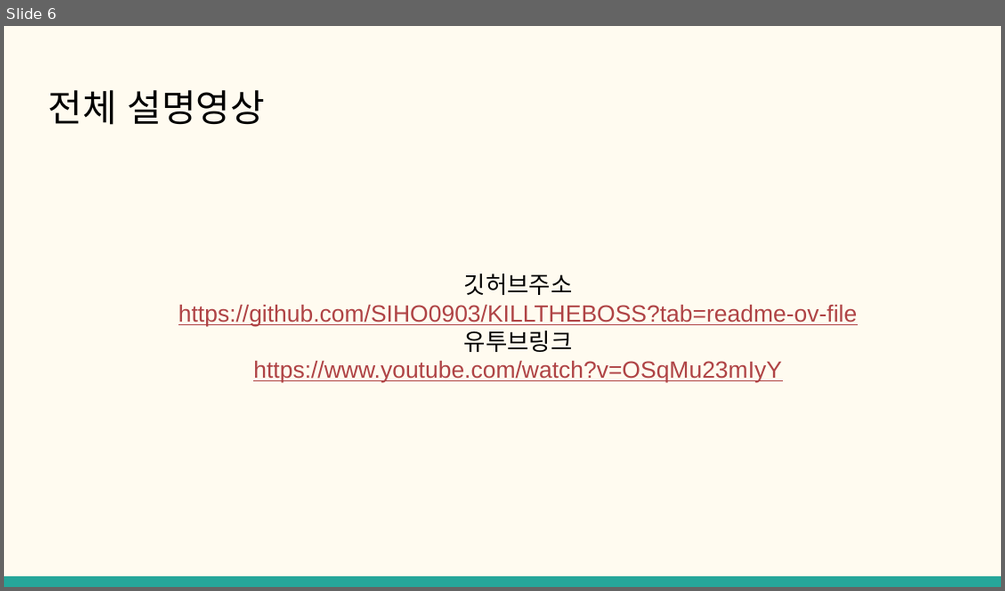
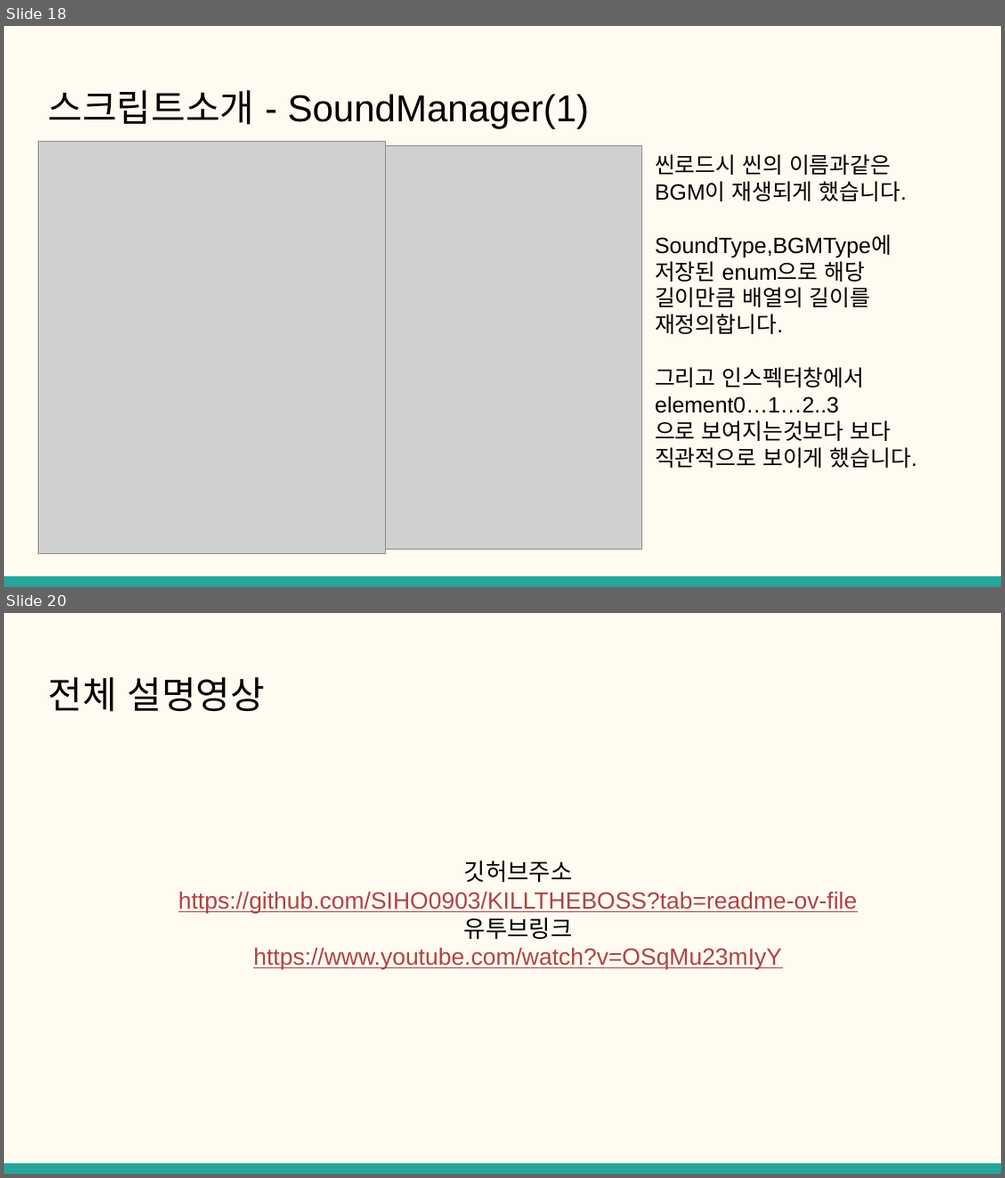
Before and after one commit to SIHO0903/KILLTHEBOSS, a slide deck: 클라이언트 개발자 포트폴리오.pptx. Shown one above the other, each under a label of ours: slide 6 before the commit, slides 18 and 20 after it; the slides between them are not shown. The pictures are 1005x591 and 1005x1178 pixels, drawn with LibreOffice and Linux fonts; fonts in the diff are those of the drawing; grey boxes stand for pictures. Boxes give left, top, right and bottom in pixels: in the first picture for what was removed or moved away, otherwise in the second. Text is boxed around its words. In the diff, an @@ line names an element or a change of style, - is before the commit and + after.

```diff
--- a/클라이언트 개발자 포트폴리오.pptx
+++ b/클라이언트 개발자 포트폴리오.pptx
@@ slide 18 added at [4, 26, 1001, 587], background #FFFBF0; not listed: 1 template element that a slide beside it also shows @@
@@ title added at [48, 90, 590, 129], 27 pt, text #000000 @@
+스크립트소개 - SoundManager(1)
@@ picture added at [38, 142, 385, 553] @@
@@ picture added at [385, 145, 641, 548] @@
@@ title added at [655, 154, 917, 467], 16 pt, text #000000 @@
+씬로드시 씬의 이름과같은 BGM이 재생되게 했습니다.
+SoundType,BGMType에 저장된 enum으로 해당 길이만큼 배열의 길이를 재정의합니다.
+그리고 인스펙터창에서 element0…1…2..3
+으로 보여지는것보다 보다 직관적으로 보이게 했습니다.
@@ what was slide 6 is now slide 20 @@
```
Also in this commit, not shown: 1 slide changed, 16 other slides added, 3 slides removed, 22 other files.
